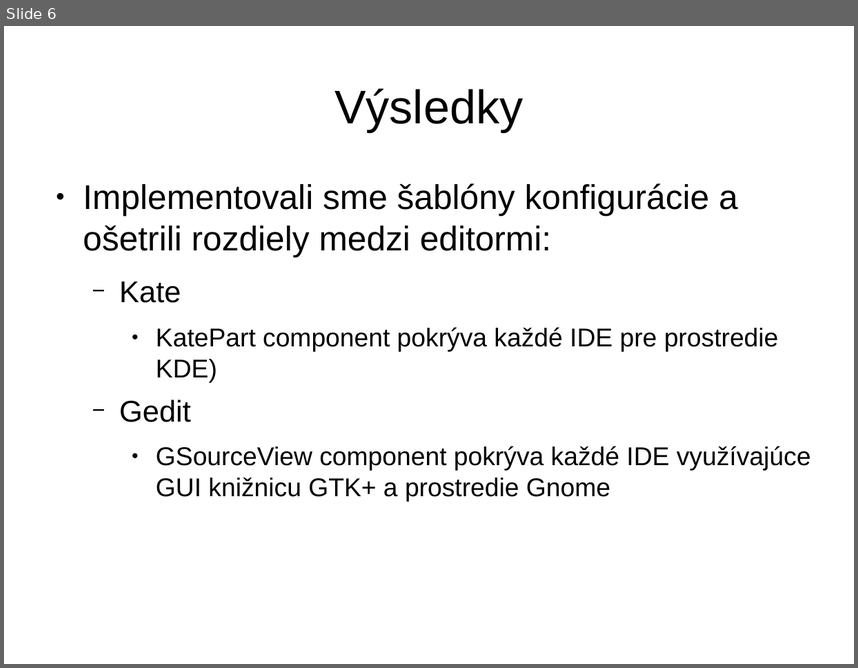
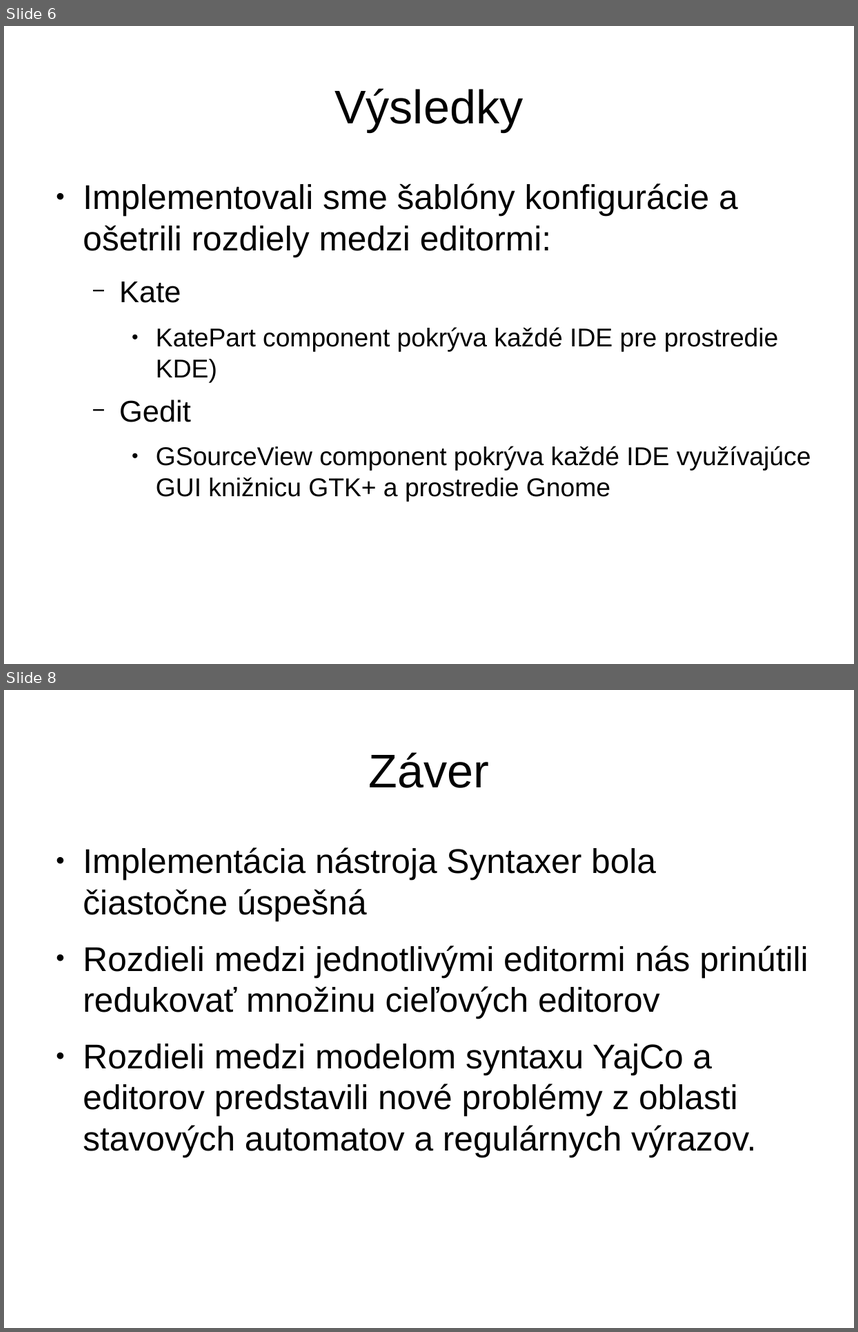
Before and after one commit to yin/syntaxer, a slide deck: obhajoba/bc2014-obhajoba15-prezentacia.odp. Shown one above the other, each under a label of ours: slide 6 before the commit, slides 6 and 8 after it; the slides between them are not shown. The pictures are 858x668 and 858x1332 pixels, drawn with LibreOffice and Linux fonts; fonts in the diff are those of the drawing. Boxes give left, top, right and bottom in pixels: in the first picture for what was removed or moved away, otherwise in the second. Text is boxed around its words. In the diff, an @@ line names an element or a change of style, - is before the commit and + after.

```diff
--- a/obhajoba/bc2014-obhajoba15-prezentacia.odp
+++ b/obhajoba/bc2014-obhajoba15-prezentacia.odp
@@ slide 8 added at [4, 690, 854, 1328], background #FFFFFF @@
@@ title added at [369, 752, 489, 788], 44 pt, text #000000 @@
+Záver
@@ text added at [83, 847, 808, 1157], 32 pt, text #000000 @@
+● Implementácia nástroja Syntaxer bola čiastočne úspešná
+● Rozdieli medzi jednotlivými editormi nás prinútili redukovať množinu cieľových editorov
+● Rozdieli medzi modelom syntaxu YajCo a editorov predstavili nové problémy z oblasti stavových automatov a regulárnych výrazov.
```
Also in this commit, not shown: 2 other slides added, 1 other file.
